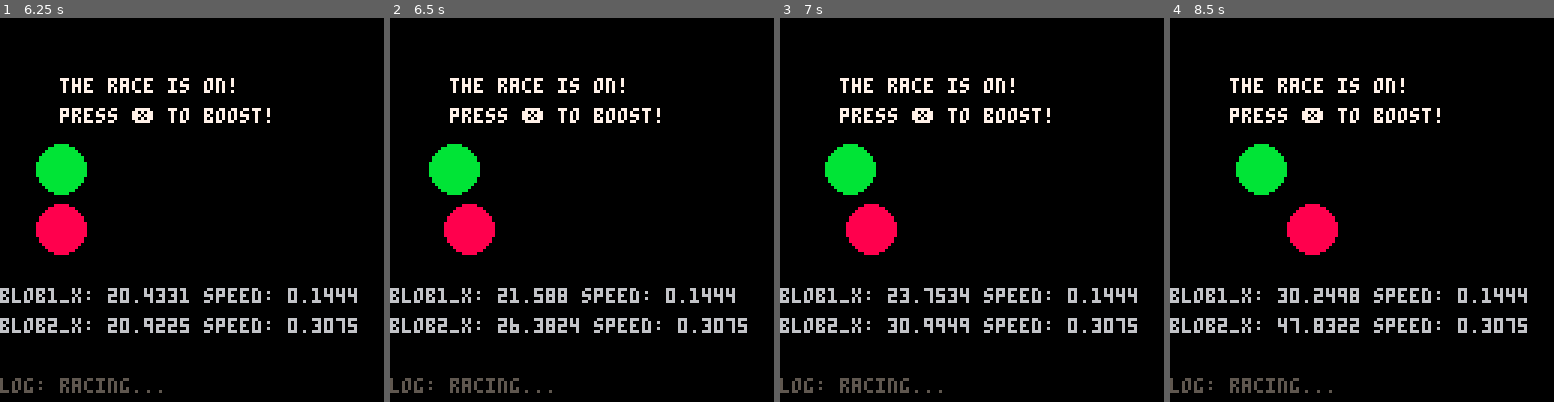
Above: before the commit, frames 1-4 (left to right).
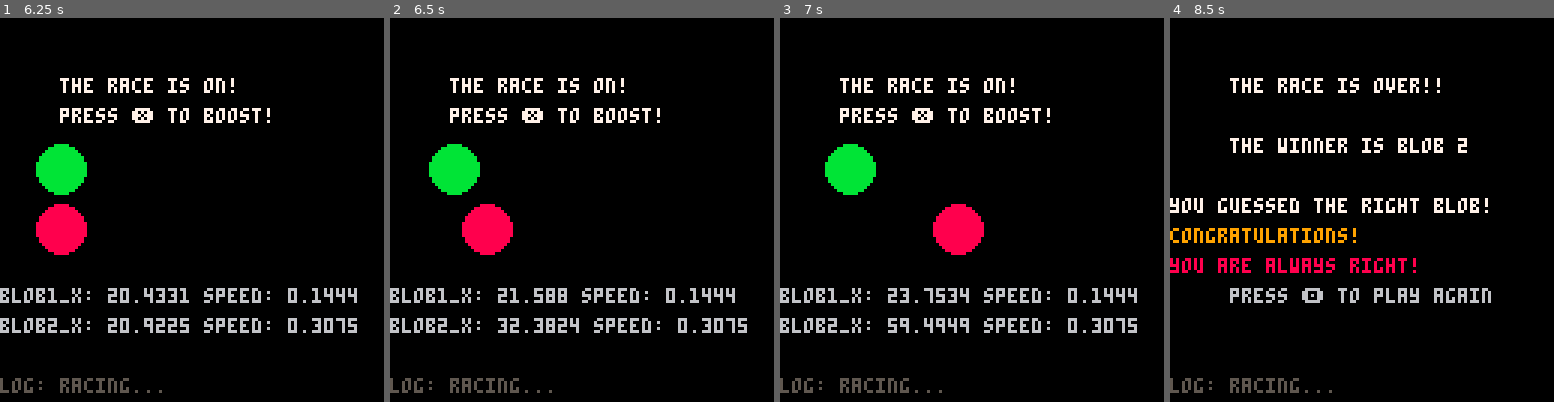
Above: after the commit, the same moments.

Repository: geopet/formula-blob
Game: PICO-8 cartridge blob_race.p8
Same seed, same stepped clock (60 frames per second), same inputs: the game is played once before the commit and once after it.
Inputs:
- Up to frame 1 (6.25 s): tap X (X key) at 0.33, 1.07, 1.85, 2.97, 4.08, 5.2 s; tap O (Z key) at 0.7, 1.7, 2.1, 2.5, 2.9, 3.3, 3.7, 4.1, 4.5, 4.9, 5.3, 5.7, 6.1 s; hold Right 1.6-2.1 s; hold Right 2.47-3.03 s; hold Left 3.08-3.58 s; hold Right 4.02-4.68 s; hold Left 5.08-5.68 s; hold Right from 6.08 s (still down)
- Up to frame 2 (6.5 s): keep holding Right; tap X (X key) at 6.32 s
- Up to frame 3 (7 s): tap O (Z key) at 6.5, 6.9 s; release Right at 6.58 s; hold Right from 6.63 s (still down)
- Up to frame 4 (8.5 s): release Right at 7.13 s; tap O (Z key) at 7.3, 7.7, 8.1 s; tap X (X key) at 7.43 s; hold Right 7.5-8.07 s; hold Left from 8.12 s (still down)

Frame 1 is identical in both runs. In frame 2, 1.3% of the frame differs, in the area x 14-34%, y 48-82%; in frame 3, 2.7%; in frame 4, 11%, in the area x 0-93%, y 15-83%.

Commit message:
feat(boost): add opponent & player boost variables
This commit adds some new variables and modifies others to support the
addition of an opponent boost feature.

Diff:
--- a/blob_race.p8
+++ b/blob_race.p8
@@ -23,11 +23,19 @@
 blob2_speed = nil
 race_winner = nil
 
--- boost variables
+-- player boost variables
 player_boost_meter = nil
 player_boost_active = false
 player_overheat = false
-overheat_timer = nil
+player_overheat_timer = nil
+player_boost_amount = nil
+
+-- opponent boost variables
+opponent_boost_meter = nil
+opponent_boost_active = false
+opponent_overheat = false
+opponent_overheat_timer = nil
+opponent_boost_amount = nil
 
 function _init()
     -- inialize things here
@@ -79,11 +87,19 @@
             blob1_speed = (0.5 * rnd(1)) + 0.08
             blob2_speed = (0.5 * rnd(1)) + 0.08
 
-            -- boost setup
+            -- player boost setup
             player_boost_meter = 100
             player_boost_active = false
             player_overheat = false
-            overheat_timer = 0
+            player_overheat_timer = 0
+            player_boost_amount = 0
+
+             -- opponent boost setup
+             opponent_boost_meter = 100
+             opponent_boost_active = false
+             opponent_overheat = false
+             opponent_overheat_timer = 0
+             opponent_boost_amount = 0
 
             -- testing values
             -- blob1_speed = 0.3
@@ -117,11 +133,11 @@
             if (player_boost_meter > 0) then
                 player_boost_active = true
                 player_boost_meter -= 5
-                boost_amount = 1.5
+                player_boost_amount = 1.5
                 sfx(3)
             else
                 player_overheat = true
-                overheat_timer = 0
+                player_overheat_timer = 0
                 player_boost_active = false
                 player_boost_meter = 0
                 sfx(2)
@@ -131,10 +147,10 @@
         end
 
         if (selected_blob == 1) then
-            blob1_x += blob1_speed + boost_amount
+            blob1_x += blob1_speed + player_boost_amount
             blob2_x += blob2_speed
         else
-            blob2_x += blob2_speed + boost_amount
+            blob2_x += blob2_speed + player_boost_amount
             blob1_x += blob1_speed
         end
 
